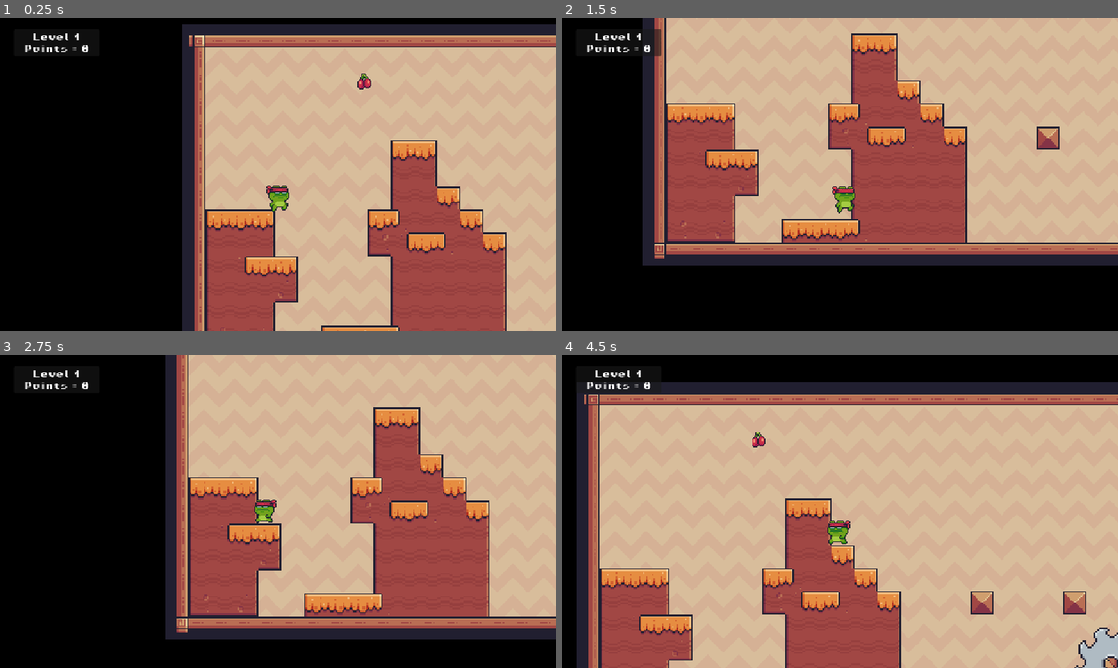
Above: before the commit, frames 1-4 (two rows, left to right).
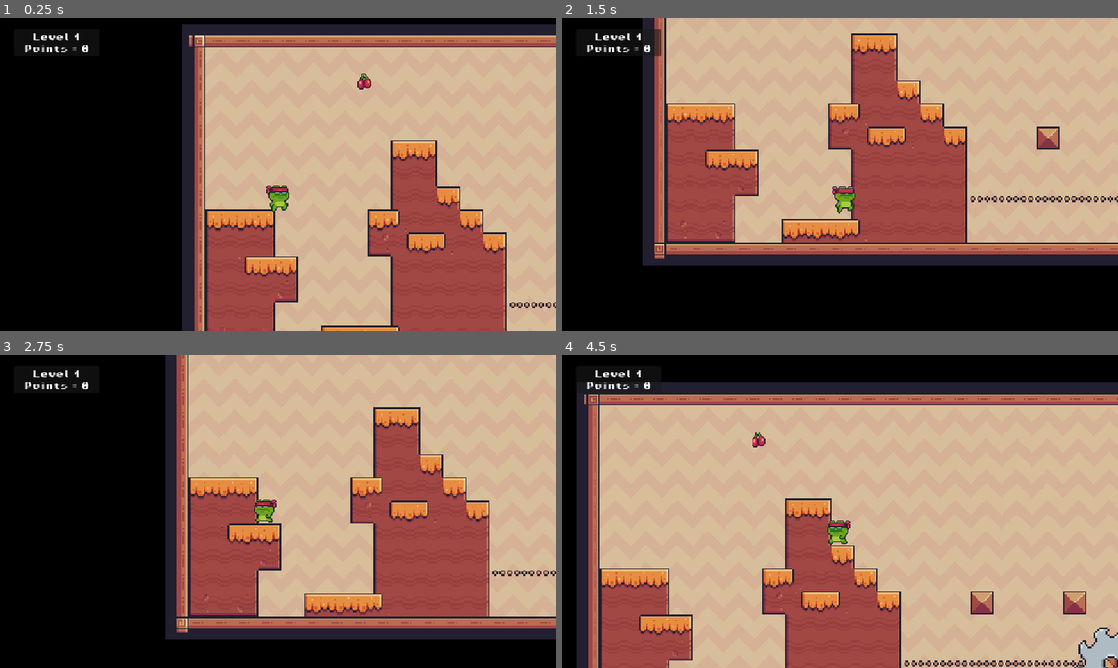
Above: after the commit, the same moments.

Repository: ardiantohendy/godot-the-real-ninja
Game: Godot game, scene res://scenes/Level2.tscn
Same seed, same stepped clock (60 frames per second), same inputs: the game is played once before the commit and once after it.
Inputs:
- Up to frame 1 (0.25 s): no input
- Up to frame 2 (1.5 s): hold Right (right) from 0.53 s (still down); tap Up (jump) at 0.6, 0.77, 1.07, 1.35 s
- Up to frame 3 (2.75 s): tap Up (jump) at 1.52, 1.82, 2.1 s; release Right (right) at 2.03 s; hold Left (left) from 2.03 s (still down)
- Up to frame 4 (4.5 s): release Left (left) at 2.78 s; hold Right (right) 2.78-4.28 s; tap Up (jump) at 2.85, 3.02, 3.32, 3.6, 3.77, 4.07, 4.35 s; hold Left (left) from 4.28 s (still down)

The runs differ from the first frame. In frame 1, 0.1% of the frame differs, in the area x 91-100%, y 90-93%; in frame 2, 0.3%; in frame 3, 0.1%; in frame 4, 0.4%, in the area x 61-94%, y 97-100%.

Commit message:
adding dead animation (still error)

Diff:
--- a/scenes/Level2.tscn
+++ b/scenes/Level2.tscn
@@ -9,6 +9,7 @@
 [ext_resource type="FontFile" uid="uid://baw3wsso6ynu4" path="res://assets/fonts/PixelOperator8-Bold.ttf" id="7_khw7m"]
 [ext_resource type="PackedScene" uid="uid://cv41otd11duvw" path="res://scenes/saw.tscn" id="8_xpq2v"]
 [ext_resource type="PackedScene" uid="uid://baukqmwr8y35w" path="res://scenes/killzone.tscn" id="9_0jmjk"]
+[ext_resource type="Texture2D" uid="uid://bgqswglbv10ut" path="res://assets/Traps/Saw/Chain.png" id="10_v8268"]
 
 [sub_resource type="TileSetAtlasSource" id="TileSetAtlasSource_jyhfs"]
 texture = ExtResource("2_xpq2v")
@@ -430,6 +431,7 @@
 vertical_alignment = 1
 
 [node name="Saw" parent="." instance=ExtResource("8_xpq2v")]
+z_index = 2
 position = Vector2(1400, 534)
 
 [node name="AnimationPlayer" type="AnimationPlayer" parent="Saw"]
@@ -444,3 +446,347 @@
 [node name="CollisionShape2D" type="CollisionShape2D" parent="Saw/KillZone"]
 position = Vector2(1081, 534)
 shape = SubResource("CircleShape2D_0jmjk")
+
+[node name="Chain" type="Node" parent="Saw"]
+
+[node name="Chain" type="Sprite2D" parent="Saw/Chain"]
+texture_filter = 1
+position = Vector2(876, 534)
+scale = Vector2(3, 3)
+texture = ExtResource("10_v8268")
+
+[node name="Chain2" type="Sprite2D" parent="Saw/Chain"]
+texture_filter = 1
+position = Vector2(891, 534)
+scale = Vector2(3, 3)
+texture = ExtResource("10_v8268")
+
+[node name="Chain3" type="Sprite2D" parent="Saw/Chain"]
+texture_filter = 1
+position = Vector2(906, 534)
+scale = Vector2(3, 3)
+texture = ExtResource("10_v8268")
+
+[node name="Chain4" type="Sprite2D" parent="Saw/Chain"]
+texture_filter = 1
+position = Vector2(921, 534)
+scale = Vector2(3, 3)
+texture = ExtResource("10_v8268")
+
+[node name="Chain5" type="Sprite2D" parent="Saw/Chain"]
+texture_filter = 1
+position = Vector2(936, 534)
+scale = Vector2(3, 3)
+texture = ExtResource("10_v8268")
+
+[node name="Chain6" type="Sprite2D" parent="Saw/Chain"]
+texture_filter = 1
+position = Vector2(951, 534)
+scale = Vector2(3, 3)
+texture = ExtResource("10_v8268")
+
+[node name="Chain7" type="Sprite2D" parent="Saw/Chain"]
+texture_filter = 1
+position = Vector2(966, 534)
+scale = Vector2(3, 3)
+texture = ExtResource("10_v8268")
+
+[node name="Chain8" type="Sprite2D" parent="Saw/Chain"]
+texture_filter = 1
+position = Vector2(981, 534)
+scale = Vector2(3, 3)
+texture = ExtResource("10_v8268")
+
+[node name="Chain9" type="Sprite2D" parent="Saw/Chain"]
+texture_filter = 1
+position = Vector2(996, 534)
+scale = Vector2(3, 3)
+texture = ExtResource("10_v8268")
+
+[node name="Chain10" type="Sprite2D" parent="Saw/Chain"]
+texture_filter = 1
+position = Vector2(1011, 534)
+scale = Vector2(3, 3)
+texture = ExtResource("10_v8268")
+
+[node name="Chain11" type="Sprite2D" parent="Saw/Chain"]
+texture_filter = 1
+position = Vector2(1026, 534)
+scale = Vector2(3, 3)
+texture = ExtResource("10_v8268")
+
+[node name="Chain12" type="Sprite2D" parent="Saw/Chain"]
+texture_filter = 1
+position = Vector2(1041, 534)
+scale = Vector2(3, 3)
+texture = ExtResource("10_v8268")
+
+[node name="Chain13" type="Sprite2D" parent="Saw/Chain"]
+texture_filter = 1
+position = Vector2(1056, 534)
+scale = Vector2(3, 3)
+texture = ExtResource("10_v8268")
+
+[node name="Chain14" type="Sprite2D" parent="Saw/Chain"]
+texture_filter = 1
+position = Vector2(1071, 534)
+scale = Vector2(3, 3)
+texture = ExtResource("10_v8268")
+
+[node name="Chain15" type="Sprite2D" parent="Saw/Chain"]
+texture_filter = 1
+position = Vector2(1086, 534)
+scale = Vector2(3, 3)
+texture = ExtResource("10_v8268")
+
+[node name="Chain16" type="Sprite2D" parent="Saw/Chain"]
+texture_filter = 1
+position = Vector2(1101, 534)
+scale = Vector2(3, 3)
+texture = ExtResource("10_v8268")
+
+[node name="Chain17" type="Sprite2D" parent="Saw/Chain"]
+texture_filter = 1
+position = Vector2(636, 534)
+scale = Vector2(3, 3)
+texture = ExtResource("10_v8268")
+
+[node name="Chain18" type="Sprite2D" parent="Saw/Chain"]
+texture_filter = 1
+position = Vector2(651, 534)
+scale = Vector2(3, 3)
+texture = ExtResource("10_v8268")
+
+[node name="Chain19" type="Sprite2D" parent="Saw/Chain"]
+texture_filter = 1
+position = Vector2(666, 534)
+scale = Vector2(3, 3)
+texture = ExtResource("10_v8268")
+
+[node name="Chain20" type="Sprite2D" parent="Saw/Chain"]
+texture_filter = 1
+position = Vector2(681, 534)
+scale = Vector2(3, 3)
+texture = ExtResource("10_v8268")
+
+[node name="Chain21" type="Sprite2D" parent="Saw/Chain"]
+texture_filter = 1
+position = Vector2(696, 534)
+scale = Vector2(3, 3)
+texture = ExtResource("10_v8268")
+
+[node name="Chain22" type="Sprite2D" parent="Saw/Chain"]
+texture_filter = 1
+position = Vector2(711, 534)
+scale = Vector2(3, 3)
+texture = ExtResource("10_v8268")
+
+[node name="Chain23" type="Sprite2D" parent="Saw/Chain"]
+texture_filter = 1
+position = Vector2(726, 534)
+scale = Vector2(3, 3)
+texture = ExtResource("10_v8268")
+
+[node name="Chain24" type="Sprite2D" parent="Saw/Chain"]
+texture_filter = 1
+position = Vector2(741, 534)
+scale = Vector2(3, 3)
+texture = ExtResource("10_v8268")
+
+[node name="Chain25" type="Sprite2D" parent="Saw/Chain"]
+texture_filter = 1
+position = Vector2(756, 534)
+scale = Vector2(3, 3)
+texture = ExtResource("10_v8268")
+
+[node name="Chain26" type="Sprite2D" parent="Saw/Chain"]
+texture_filter = 1
+position = Vector2(771, 534)
+scale = Vector2(3, 3)
+texture = ExtResource("10_v8268")
+
+[node name="Chain27" type="Sprite2D" parent="Saw/Chain"]
+texture_filter = 1
+position = Vector2(786, 534)
+scale = Vector2(3, 3)
+texture = ExtResource("10_v8268")
+
+[node name="Chain28" type="Sprite2D" parent="Saw/Chain"]
+texture_filter = 1
+position = Vector2(801, 534)
+scale = Vector2(3, 3)
+texture = ExtResource("10_v8268")
+
+[node name="Chain29" type="Sprite2D" parent="Saw/Chain"]
+texture_filter = 1
+position = Vector2(816, 534)
+scale = Vector2(3, 3)
+texture = ExtResource("10_v8268")
+
+[node name="Chain30" type="Sprite2D" parent="Saw/Chain"]
+texture_filter = 1
+position = Vector2(831, 534)
+scale = Vector2(3, 3)
+texture = ExtResource("10_v8268")
+
+[node name="Chain31" type="Sprite2D" parent="Saw/Chain"]
+texture_filter = 1
+position = Vector2(846, 534)
+scale = Vector2(3, 3)
+texture = ExtResource("10_v8268")
+
+[node name="Chain32" type="Sprite2D" parent="Saw/Chain"]
+texture_filter = 1
+position = Vector2(861, 534)
+scale = Vector2(3, 3)
+texture = ExtResource("10_v8268")
+
+[node name="Chain33" type="Sprite2D" parent="Saw/Chain"]
+texture_filter = 1
+position = Vector2(1251, 534)
+scale = Vector2(3, 3)
+texture = ExtResource("10_v8268")
+
+[node name="Chain34" type="Sprite2D" parent="Saw/Chain"]
+texture_filter = 1
+position = Vector2(1266, 534)
+scale = Vector2(3, 3)
+texture = ExtResource("10_v8268")
+
+[node name="Chain35" type="Sprite2D" parent="Saw/Chain"]
+texture_filter = 1
+position = Vector2(1281, 534)
+scale = Vector2(3, 3)
+texture = ExtResource("10_v8268")
+
+[node name="Chain36" type="Sprite2D" parent="Saw/Chain"]
+texture_filter = 1
+position = Vector2(1296, 534)
+scale = Vector2(3, 3)
+texture = ExtResource("10_v8268")
+
+[node name="Chain37" type="Sprite2D" parent="Saw/Chain"]
+texture_filter = 1
+position = Vector2(1311, 534)
+scale = Vector2(3, 3)
+texture = ExtResource("10_v8268")
+
+[node name="Chain38" type="Sprite2D" parent="Saw/Chain"]
+texture_filter = 1
+position = Vector2(1326, 534)
+scale = Vector2(3, 3)
+texture = ExtResource("10_v8268")
+
+[node name="Chain39" type="Sprite2D" parent="Saw/Chain"]
+texture_filter = 1
+position = Vector2(1341, 534)
+scale = Vector2(3, 3)
+texture = ExtResource("10_v8268")
+
+[node name="Chain40" type="Sprite2D" parent="Saw/Chain"]
+texture_filter = 1
+position = Vector2(1356, 534)
+scale = Vector2(3, 3)
+texture = ExtResource("10_v8268")
+
+[node name="Chain41" type="Sprite2D" parent="Saw/Chain"]
+texture_filter = 1
+position = Vector2(1371, 534)
+scale = Vector2(3, 3)
+texture = ExtResource("10_v8268")
+
+[node name="Chain42" type="Sprite2D" parent="Saw/Chain"]
+texture_filter = 1
+position = Vector2(1386, 534)
+scale = Vector2(3, 3)
+texture = ExtResource("10_v8268")
+
+[node name="Chain43" type="Sprite2D" parent="Saw/Chain"]
+texture_filter = 1
+position = Vector2(1401, 534)
+scale = Vector2(3, 3)
+texture = ExtResource("10_v8268")
+
+[node name="Chain44" type="Sprite2D" parent="Saw/Chain"]
+texture_filter = 1
+position = Vector2(1416, 534)
+scale = Vector2(3, 3)
+texture = ExtResource("10_v8268")
+
+[node name="Chain45" type="Sprite2D" parent="Saw/Chain"]
+texture_filter = 1
+position = Vector2(1431, 534)
+scale = Vector2(3, 3)
+texture = ExtResource("10_v8268")
+
+[node name="Chain46" type="Sprite2D" parent="Saw/Chain"]
+texture_filter = 1
+position = Vector2(1446, 534)
+scale = Vector2(3, 3)
+texture = ExtResource("10_v8268")
+
+[node name="Chain47" type="Sprite2D" parent="Saw/Chain"]
+texture_filter = 1
+position = Vector2(1461, 534)
+scale = Vector2(3, 3)
+texture = ExtResource("10_v8268")
+
+[node name="Chain48" type="Sprite2D" parent="Saw/Chain"]
+texture_filter = 1
+position = Vector2(1476, 534)
+scale = Vector2(3, 3)
+texture = ExtResource("10_v8268")
+
+[node name="Chain56" type="Sprite2D" parent="Saw/Chain"]
+texture_filter = 1
+position = Vector2(1116, 534)
+scale = Vector2(3, 3)
+texture = ExtResource("10_v8268")
+
+[node name="Chain57" type="Sprite2D" parent="Saw/Chain"]
+texture_filter = 1
+position = Vector2(1131, 534)
+scale = Vector2(3, 3)
+texture = ExtResource("10_v8268")
+
+[node name="Chain58" type="Sprite2D" parent="Saw/Chain"]
+texture_filter = 1
+position = Vector2(1146, 534)
+scale = Vector2(3, 3)
+texture = ExtResource("10_v8268")
+
+[node name="Chain59" type="Sprite2D" parent="Saw/Chain"]
+texture_filter = 1
+position = Vector2(1161, 534)
+scale = Vector2(3, 3)
+texture = ExtResource("10_v8268")
+
+[node name="Chain60" type="Sprite2D" parent="Saw/Chain"]
+texture_filter = 1
+position = Vector2(1176, 534)
+scale = Vector2(3, 3)
+texture = ExtResource("10_v8268")
+
+[node name="Chain61" type="Sprite2D" parent="Saw/Chain"]
+texture_filter = 1
+position = Vector2(1191, 534)
+scale = Vector2(3, 3)
+texture = ExtResource("10_v8268")
+
+[node name="Chain62" type="Sprite2D" parent="Saw/Chain"]
+texture_filter = 1
+position = Vector2(1206, 534)
+scale = Vector2(3, 3)
+texture = ExtResource("10_v8268")
+
+[node name="Chain63" type="Sprite2D" parent="Saw/Chain"]
+texture_filter = 1
+position = Vector2(1221, 534)
+scale = Vector2(3, 3)
+texture = ExtResource("10_v8268")
+
+[node name="Chain64" type="Sprite2D" parent="Saw/Chain"]
+texture_filter = 1
+position = Vector2(1236, 534)
+scale = Vector2(3, 3)
+texture = ExtResource("10_v8268")
--- a/scenes/main_character.tscn
+++ b/scenes/main_character.tscn
@@ -1,10 +1,92 @@
-[gd_scene load_steps=31 format=3 uid="uid://d2ekblqtwxfk1"]
+[gd_scene load_steps=53 format=3 uid="uid://d2ekblqtwxfk1"]
 
 [ext_resource type="Script" uid="uid://da3v4y68lvvaj" path="res://scripts/main_character.gd" id="1_ig48j"]
 [ext_resource type="Texture2D" uid="uid://cf35iguq3432p" path="res://assets/Main Characters/Ninja Frog/Idle (32x32).png" id="1_nrcqd"]
+[ext_resource type="Texture2D" uid="uid://dsrxqvf1sex5r" path="res://assets/Main Characters/Ninja Frog/Hit (32x32).png" id="2_ogw1n"]
+[ext_resource type="Texture2D" uid="uid://dgcuwb8cexgnj" path="res://assets/Main Characters/Ninja Frog/Double Jump (32x32).png" id="3_0d0nc"]
 [ext_resource type="Texture2D" uid="uid://bjqgisg1nveg7" path="res://assets/Main Characters/Ninja Frog/Jump (32x32).png" id="3_e6tc2"]
 [ext_resource type="Texture2D" uid="uid://un8q3xvdfftu" path="res://assets/Main Characters/Ninja Frog/Run (32x32).png" id="4_k0aba"]
 
+[sub_resource type="AtlasTexture" id="AtlasTexture_g1p1k"]
+atlas = ExtResource("2_ogw1n")
+region = Rect2(192, 0, 32, 32)
+
+[sub_resource type="AtlasTexture" id="AtlasTexture_wtvrk"]
+atlas = ExtResource("2_ogw1n")
+region = Rect2(160, 0, 32, 32)
+
+[sub_resource type="AtlasTexture" id="AtlasTexture_nayhv"]
+atlas = ExtResource("2_ogw1n")
+region = Rect2(128, 0, 32, 32)
+
+[sub_resource type="AtlasTexture" id="AtlasTexture_ednkj"]
+atlas = ExtResource("2_ogw1n")
+region = Rect2(96, 0, 32, 32)
+
+[sub_resource type="AtlasTexture" id="AtlasTexture_x6ds7"]
+atlas = ExtResource("2_ogw1n")
+region = Rect2(64, 0, 32, 32)
+
+[sub_resource type="AtlasTexture" id="AtlasTexture_m1jtw"]
+atlas = ExtResource("2_ogw1n")
+region = Rect2(32, 0, 32, 32)
+
+[sub_resource type="AtlasTexture" id="AtlasTexture_6wsqi"]
+atlas = ExtResource("2_ogw1n")
+region = Rect2(0, 0, 32, 32)
+
+[sub_resource type="AtlasTexture" id="AtlasTexture_p53c1"]
+atlas = ExtResource("3_0d0nc")
+region = Rect2(0, 0, 32, 32)
+
+[sub_resource type="AtlasTexture" id="AtlasTexture_n3rqm"]
+atlas = ExtResource("3_0d0nc")
+region = Rect2(32, 0, 32, 32)
+
+[sub_resource type="AtlasTexture" id="AtlasTexture_s43vl"]
+atlas = ExtResource("3_0d0nc")
+region = Rect2(64, 0, 32, 32)
+
+[sub_resource type="AtlasTexture" id="AtlasTexture_4fdd0"]
+atlas = ExtResource("3_0d0nc")
+region = Rect2(96, 0, 32, 32)
+
+[sub_resource type="AtlasTexture" id="AtlasTexture_8eflq"]
+atlas = ExtResource("3_0d0nc")
+region = Rect2(128, 0, 32, 32)
+
+[sub_resource type="AtlasTexture" id="AtlasTexture_b3ggf"]
+atlas = ExtResource("3_0d0nc")
+region = Rect2(160, 0, 32, 32)
+
+[sub_resource type="AtlasTexture" id="AtlasTexture_itr2f"]
+atlas = ExtResource("2_ogw1n")
+region = Rect2(0, 0, 32, 32)
+
+[sub_resource type="AtlasTexture" id="AtlasTexture_sqfxm"]
+atlas = ExtResource("2_ogw1n")
+region = Rect2(32, 0, 32, 32)
+
+[sub_resource type="AtlasTexture" id="AtlasTexture_06tqa"]
+atlas = ExtResource("2_ogw1n")
+region = Rect2(64, 0, 32, 32)
+
+[sub_resource type="AtlasTexture" id="AtlasTexture_3q715"]
+atlas = ExtResource("2_ogw1n")
+region = Rect2(96, 0, 32, 32)
+
+[sub_resource type="AtlasTexture" id="AtlasTexture_uh1y6"]
+atlas = ExtResource("2_ogw1n")
+region = Rect2(128, 0, 32, 32)
+
+[sub_resource type="AtlasTexture" id="AtlasTexture_r0pi3"]
+atlas = ExtResource("2_ogw1n")
+region = Rect2(160, 0, 32, 32)
+
+[sub_resource type="AtlasTexture" id="AtlasTexture_mydh1"]
+atlas = ExtResource("2_ogw1n")
+region = Rect2(192, 0, 32, 32)
+
 [sub_resource type="AtlasTexture" id="AtlasTexture_jyhfs"]
 atlas = ExtResource("1_nrcqd")
 region = Rect2(0, 0, 32, 32)
@@ -103,6 +185,81 @@
 
 [sub_resource type="SpriteFrames" id="SpriteFrames_jkv2x"]
 animations = [{
+"frames": [{
+"duration": 1.0,
+"texture": SubResource("AtlasTexture_g1p1k")
+}, {
+"duration": 1.0,
+"texture": SubResource("AtlasTexture_wtvrk")
+}, {
+"duration": 1.0,
+"texture": SubResource("AtlasTexture_nayhv")
+}, {
+"duration": 1.0,
+"texture": SubResource("AtlasTexture_ednkj")
+}, {
+"duration": 1.0,
+"texture": SubResource("AtlasTexture_x6ds7")
+}, {
+"duration": 1.0,
+"texture": SubResource("AtlasTexture_m1jtw")
+}, {
+"duration": 1.0,
+"texture": SubResource("AtlasTexture_6wsqi")
+}],
+"loop": false,
+"name": &"dead",
+"speed": 20.0
+}, {
+"frames": [{
+"duration": 1.0,
+"texture": SubResource("AtlasTexture_p53c1")
+}, {
+"duration": 1.0,
+"texture": SubResource("AtlasTexture_n3rqm")
+}, {
+"duration": 1.0,
+"texture": SubResource("AtlasTexture_s43vl")
+}, {
+"duration": 1.0,
+"texture": SubResource("AtlasTexture_4fdd0")
+}, {
+"duration": 1.0,
+"texture": SubResource("AtlasTexture_8eflq")
+}, {
+"duration": 1.0,
+"texture": SubResource("AtlasTexture_b3ggf")
+}],
+"loop": true,
+"name": &"double_jump",
+"speed": 24.0
+}, {
+"frames": [{
+"duration": 1.0,
+"texture": SubResource("AtlasTexture_itr2f")
+}, {
+"duration": 1.0,
+"texture": SubResource("AtlasTexture_sqfxm")
+}, {
+"duration": 1.0,
+"texture": SubResource("AtlasTexture_06tqa")
+}, {
+"duration": 1.0,
+"texture": SubResource("AtlasTexture_3q715")
+}, {
+"duration": 1.0,
+"texture": SubResource("AtlasTexture_uh1y6")
+}, {
+"duration": 1.0,
+"texture": SubResource("AtlasTexture_r0pi3")
+}, {
+"duration": 1.0,
+"texture": SubResource("AtlasTexture_mydh1")
+}],
+"loop": false,
+"name": &"get_hit",
+"speed": 20.0
+}, {
 "frames": [{
 "duration": 1.0,
 "texture": SubResource("AtlasTexture_jyhfs")
@@ -203,7 +360,6 @@
 sprite_frames = SubResource("SpriteFrames_jkv2x")
 animation = &"run"
 autoplay = "idle"
-frame_progress = 0.759666
 
 [node name="CollisionShape2D" type="CollisionShape2D" parent="."]
 position = Vector2(0, 2.5)
--- a/scenes/saw.tscn
+++ b/scenes/saw.tscn
@@ -71,7 +71,7 @@
 
 [node name="Area2D" type="Area2D"]
 
-[node name="AnimatedSprite2D" type="AnimatedSprite2D" parent="."]
+[node name="AnimatedSaw" type="AnimatedSprite2D" parent="."]
 texture_filter = 1
 scale = Vector2(4, 4)
 sprite_frames = SubResource("SpriteFrames_2jdof")
--- a/scripts/killzone.gd
+++ b/scripts/killzone.gd
@@ -1,9 +1,14 @@
 extends Area2D
 
 
-
+@onready var animated_sprite_2d: AnimatedSprite2D
+func _ready():
+	print("AnimatedSprite2D:", animated_sprite_2d)  # Cek apakah null
 
 func _on_body_entered(body: Node2D) -> void:
 	if body.name == "CharacterBody2D":
-		print("YOU DEAD")
-		get_tree().reload_current_scene()
+		if animated_sprite_2d:
+			animated_sprite_2d.play("dead")
+		else:
+			print("ERROR: animated_sprite_2d is null!")
+		print("You Dead!")
Not shown: 1 places in scenes/Level2.tscn that only renumber resources
